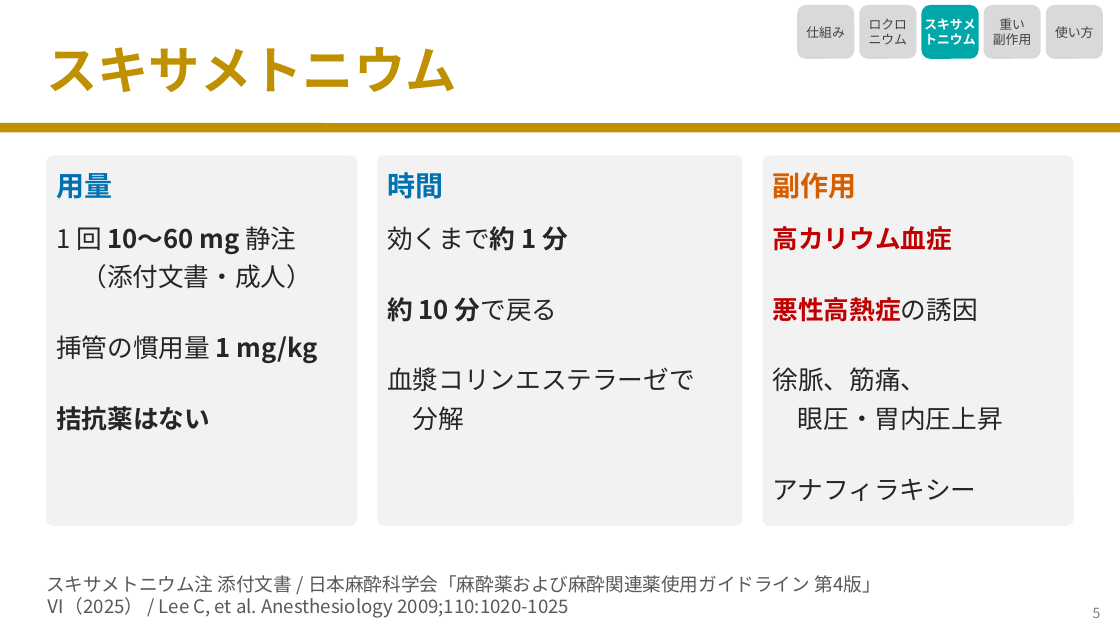
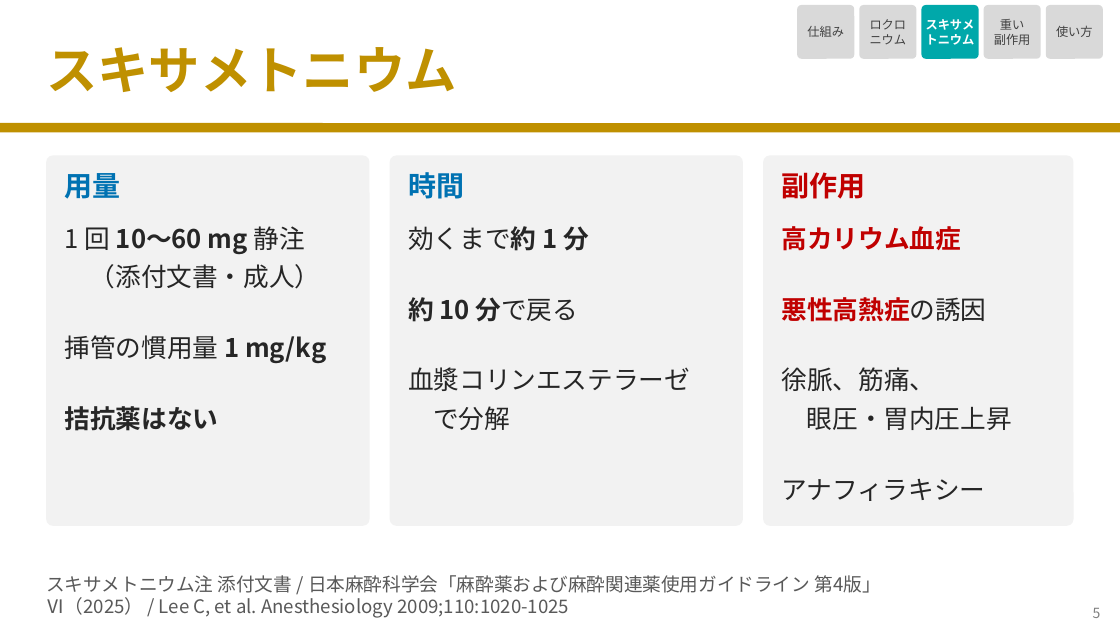
Before and after one commit to nobumitsu-3141/Anes-lecture, a slide deck: slide 6 of slides/3-5_neuromuscular_blockers/3-5_neuromuscular_blockers.pptx. Drawn at 1120x630 pixels with LibreOffice and Linux fonts; fonts in the diff are those of the drawing. Boxes give left, top, right and bottom in pixels: in the first picture for what was removed or moved away, otherwise in the second. Text is boxed around its words. In the diff, an @@ line names an element or a change of style, - is before the commit and + after.

```diff
--- a/slides/3-5_neuromuscular_blockers/3-5_neuromuscular_blockers.pptx
+++ b/slides/3-5_neuromuscular_blockers/3-5_neuromuscular_blockers.pptx
@@ size 11 to 10.5 pt; proportions changed in 5 elements at [797, 5, 854, 59], [860, 5, 917, 59], [922, 5, 979, 59], [984, 5, 1041, 59], [1046, 5, 1103, 59] @@
@@ rounded rectangle at [46, 155, 370, 526]: proportions changed @@
@@ rounded rectangle: place and size @@
-rounded rectangle at [46, 155, 357, 526]
+rounded rectangle at [46, 155, 370, 526]
@@ text "用量": place and size @@
-text "用量" at [56, 173, 112, 199]
+text "用量" at [65, 173, 121, 199]
@@ rounded rectangle: place and size @@
-rounded rectangle at [377, 155, 743, 526]
+rounded rectangle at [390, 155, 744, 526]
@@ rounded rectangle at [390, 155, 744, 526]: proportions changed @@
@@ text "時間": place and size @@
-text "時間" at [387, 172, 443, 199]
+text "時間" at [408, 172, 464, 199]
@@ text "副作用": place and size @@
-text "副作用" at [773, 172, 857, 199]
+text "副作用" at [782, 172, 866, 199]
@@ text "副作用" at [782, 172, 866, 199]: text colour #D55E00 to #C00000 @@
@@ text "1 回 10〜60 mg 静注": place and size @@
-text "1 回 10〜60 mg 静注" at [56, 226, 296, 254]
+text "1 回 10〜60 mg 静注" at [65, 226, 305, 254]
@@ text "効くまで約 1 分": place and size @@
-text "効くまで約 1 分" at [387, 226, 568, 251]
+text "効くまで約 1 分" at [408, 226, 589, 251]
@@ text "高カリウム血症": place and size @@
-text "高カリウム血症" at [773, 226, 952, 251]
+text "高カリウム血症" at [782, 226, 961, 251]
@@ text "（添付文書・成人）": place and size @@
-text "（添付文書・成人）" at [81, 264, 312, 289]
+text "（添付文書・成人）" at [90, 264, 321, 289]
@@ text "約 10 分で戻る": place and size @@
-text "約 10 分で戻る" at [387, 297, 558, 322]
+text "約 10 分で戻る" at [408, 297, 579, 322]
@@ text "悪性高熱症の誘因": place and size @@
-text "悪性高熱症の誘因" at [773, 297, 978, 322]
+text "悪性高熱症の誘因" at [782, 297, 987, 322]
@@ text "挿管の慣用量 1 mg/kg": place and size @@
-text "挿管の慣用量 1 mg/kg" at [56, 335, 318, 363]
+text "挿管の慣用量 1 mg/kg" at [65, 335, 326, 363]
@@ text at [408, 367, 690, 391]: text changed @@
-血漿コリンエステラーゼで
+血漿コリンエステラーゼ
@@ text "徐脈、筋痛、": place and size @@
-text "徐脈、筋痛、" at [773, 367, 927, 391]
+text "徐脈、筋痛、" at [782, 367, 936, 391]
@@ text "拮抗薬はない": place and size @@
-text "拮抗薬はない" at [56, 406, 210, 431]
+text "拮抗薬はない" at [65, 406, 219, 431]
@@ text at [433, 406, 510, 430]: text changed @@
-分解
+で分解
@@ text "眼圧・胃内圧上昇": place and size @@
-text "眼圧・胃内圧上昇" at [798, 406, 1003, 430]
+text "眼圧・胃内圧上昇" at [807, 406, 1012, 430]
@@ text "アナフィラキシー": place and size @@
-text "アナフィラキシー" at [773, 479, 977, 501]
+text "アナフィラキシー" at [782, 479, 986, 501]
```
Also in this commit, not shown: 8 other slides changed, 7 other files.
